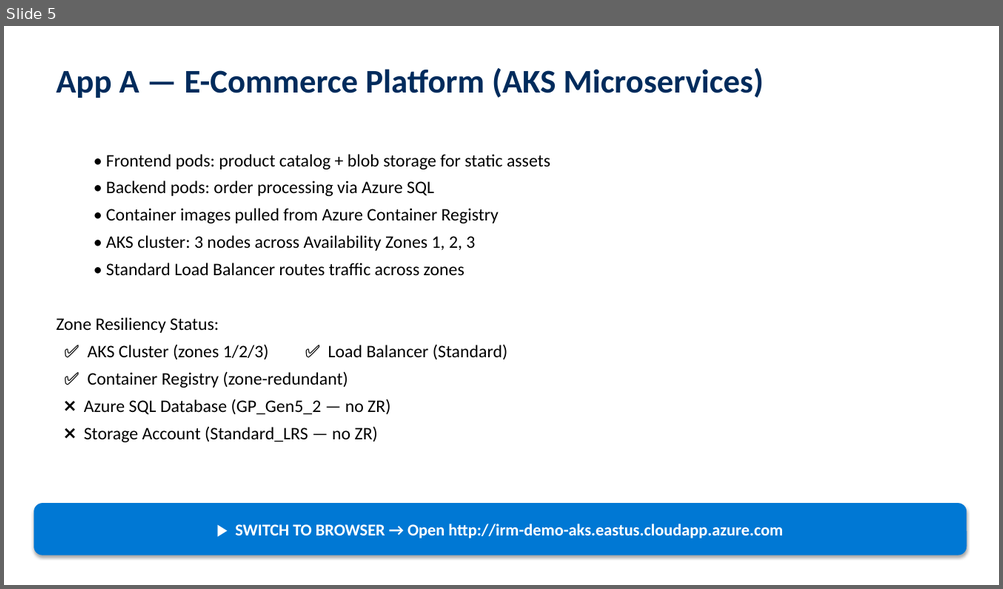
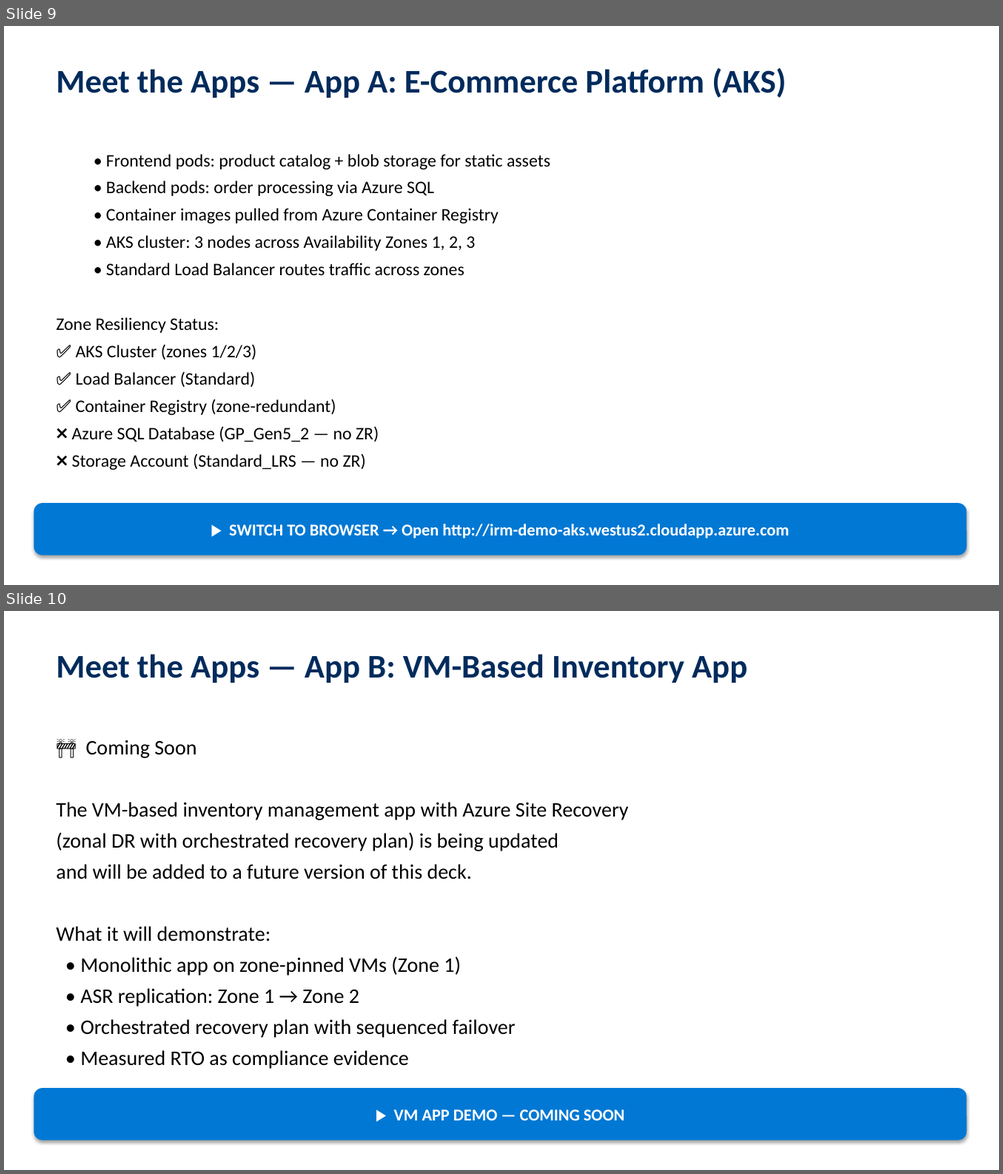
Before and after one commit to adityabalaji-msft/IRMDemoEnvironmentGuide, a slide deck: IRM-Field-Demo-Walking-Deck.pptx. Shown one above the other, each under a label of ours: slide 5 before the commit, slides 9 and 10 after it. The pictures are 1003x589 and 1003x1174 pixels, drawn with LibreOffice and Linux fonts; fonts in the diff are those of the drawing. Boxes give left, top, right and bottom in pixels: in the first picture for what was removed or moved away, otherwise in the second. Text is boxed around its words. In the diff, an @@ line names an element or a change of style, - is before the commit and + after.

Commit message:
Fix Phase 2 wording, drift rediscovery language, PPTX overflow/formatting

```diff
--- a/IRM-Field-Demo-Walking-Deck.pptx
+++ b/IRM-Field-Demo-Walking-Deck.pptx
@@ slide 10 added at bbox=[4, 611, 999, 1170], background #FFFFFF @@
@@ text added at bbox=[56, 654, 747, 683], 32 pt, text #002B5C, bold @@
+Meet the Apps — App B: VM-Based Inventory App
@@ text added at bbox=[56, 740, 629, 1069], 20 pt, text #000000 @@
+🚧 Coming Soon
+The VM-based inventory management app with Azure Site Recovery
+(zonal DR with orchestrated recovery plan) is being updated
+and will be added to a future version of this deck.
+What it will demonstrate:
+• Monolithic app on zone-pinned VMs (Zone 1)
+• ASR replication: Zone 1 → Zone 2
+• Orchestrated recovery plan with sequenced failover
+• Measured RTO as compliance evidence
@@ rounded rectangle added at bbox=[34, 1088, 967, 1141], fill #0078D4, 16 pt, text #FFFFFF, bold @@
+▶ VM APP DEMO — COMING SOON
@@ what was slide 5 is now slide 9 @@
@@ slide 9 changed as well @@
@@ text at bbox=[56, 68, 785, 98]: text changed @@
-App A — E-Commerce Platform (AKS Microservices)
+Meet the Apps — App A: E-Commerce Platform (AKS)
@@ text at bbox=[76, 344, 257, 387]: text changed @@
-✅ AKS Cluster (zones 1/2/3) ✅ Load Balancer (Standard)
+✅ AKS Cluster (zones 1/2/3)
+✅ Load Balancer (Standard)
@@ text in rounded rectangle at bbox=[229, 524, 788, 539]: text changed @@
-▶ SWITCH TO BROWSER → Open http://irm-demo-aks.eastus.cloudapp.azure.com
+▶ SWITCH TO BROWSER → Open http://irm-demo-aks.westus2.cloudapp.azure.com
```
Also in this commit, not shown: 7 other slides changed, 14 other slides added, 18 slides removed, 2 other files.
